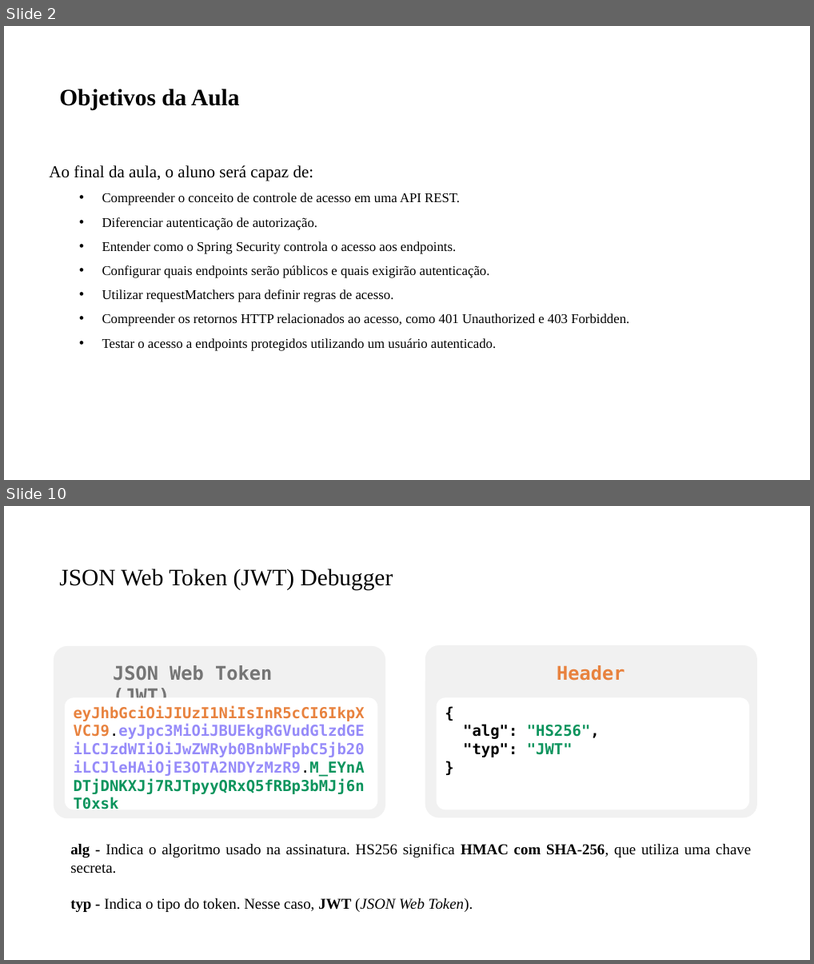
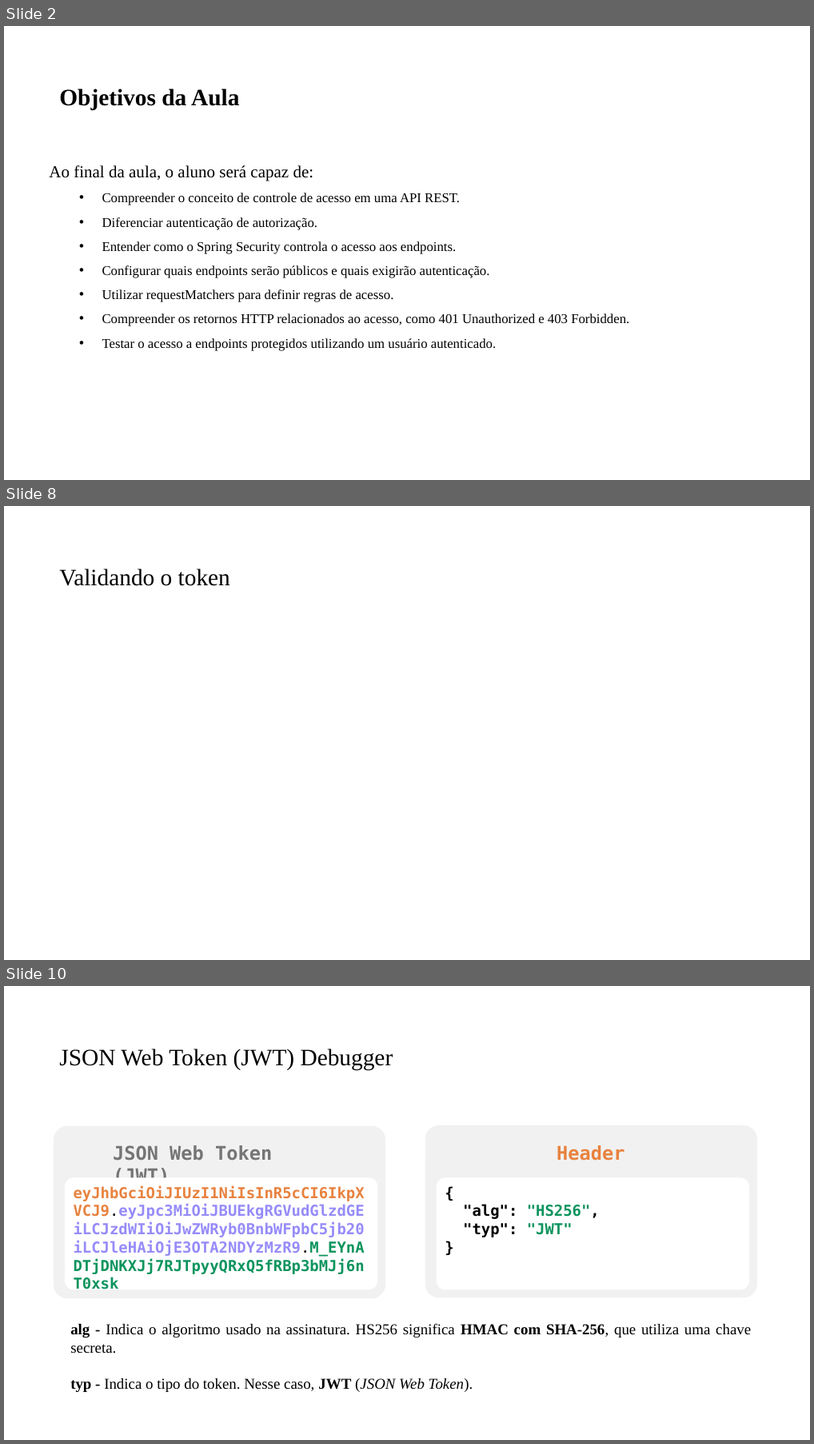
Before and after one commit to PedroMiho/UMC, a slide deck: engenharia-software/software-corporativo/boas-praticas/aula-08-controle-acesso/spring-security.pptx. Shown one above the other, each under a label of ours: slides 2 and 10 before the commit, slides 2, 8 and 10 after it; the slides between them are not shown. The pictures are 814x964 and 814x1444 pixels, drawn with LibreOffice and Linux fonts; fonts in the diff are those of the drawing; background and template pictures are left out. Boxes give left, top, right and bottom in pixels: in the first picture for what was removed or moved away, otherwise in the second. Text is boxed around its words. In the diff, an @@ line names an element or a change of style, - is before the commit and + after.

```diff
--- a/engenharia-software/software-corporativo/boas-praticas/aula-08-controle-acesso/spring-security.pptx
+++ b/engenharia-software/software-corporativo/boas-praticas/aula-08-controle-acesso/spring-security.pptx
@@ slide 8 added at [4, 506, 810, 960], background #FFFFFF @@
@@ title added at [59, 568, 230, 586], 28 pt, text #000000 @@
+Validando o token
```
Also in this commit, not shown: 1 slide changed, 5 other slides added, 22 slides removed, 24 other files.
